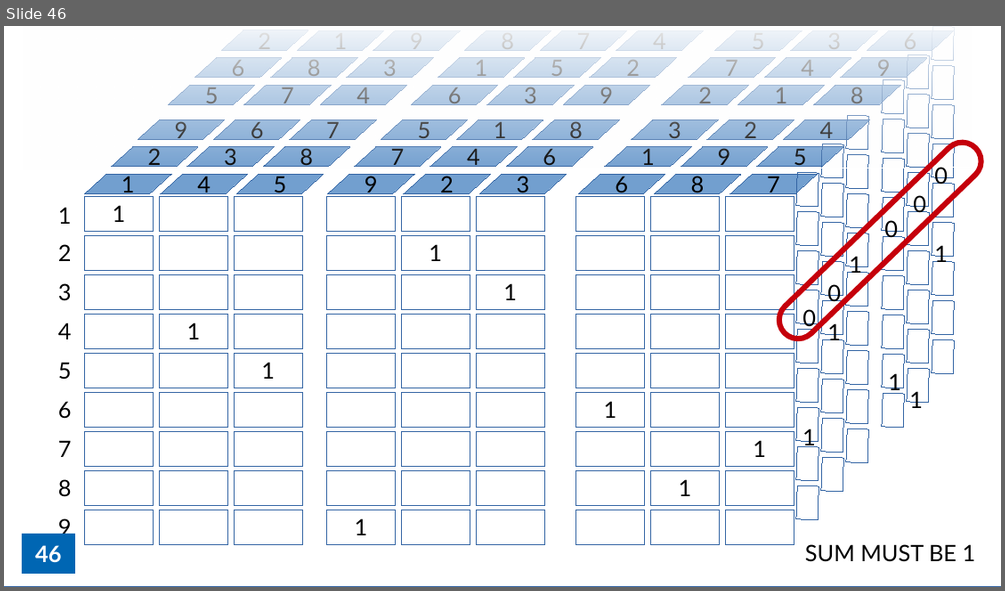
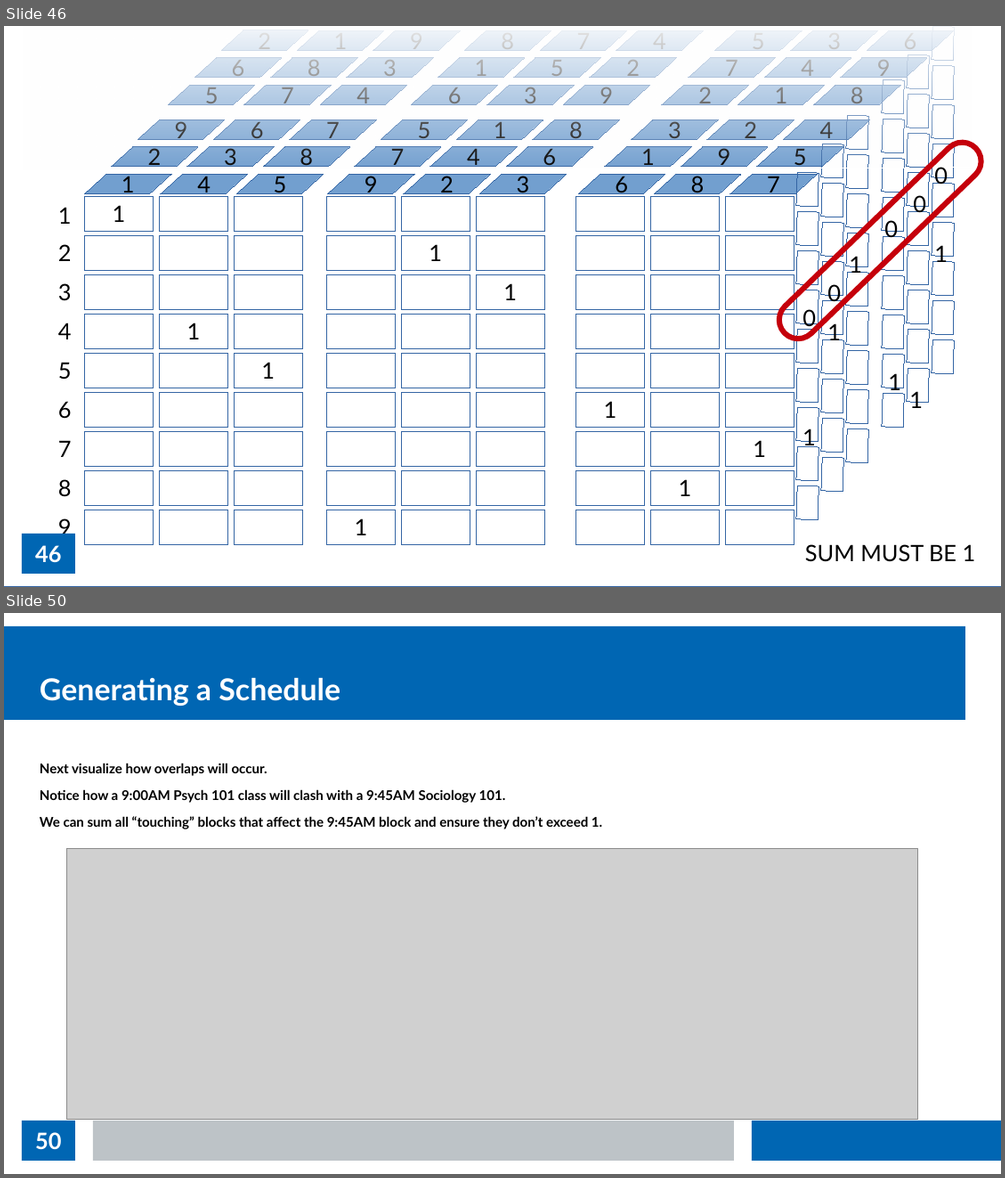
Before and after one commit to thomasnield/kotlin_data_science_talk_ChicagoJUG, a slide deck: kotlin_data_science_talk_chijug_slides.odp. Shown one above the other, each under a label of ours: slide 46 before the commit, slides 46 and 50 after it; the slides between them are not shown. The pictures are 1005x591 and 1005x1178 pixels, drawn with LibreOffice and Linux fonts; fonts in the diff are those of the drawing; grey boxes stand for pictures. Boxes give left, top, right and bottom in pixels: in the first picture for what was removed or moved away, otherwise in the second. Text is boxed around its words. In the diff, an @@ line names an element or a change of style, - is before the commit and + after.

Commit message:
finish sudoku visual

```diff
--- a/kotlin_data_science_talk_chijug_slides.odp
+++ b/kotlin_data_science_talk_chijug_slides.odp
@@ slide 50 added at (4,613,1001,1174), background #FFFFFF; not listed: 1 template element that a slide beside it also shows @@
@@ title added at (40,677,340,706), 24 pt, text #FFFFFF, bold @@
+Generating a Schedule
@@ text added at (40,763,602,829), 10.7 pt, text #000000, bold @@
+Next visualize how overlaps will occur.
+Notice how a 9:00AM Psych 101 class will clash with a 9:45AM Sociology 101.
+We can sum all “touching” blocks that affect the 9:45AM block and ensure they don’t exceed 1.
@@ picture added at (66,848,917,1119) @@
@@ page number added at (22,1120,75,1160), fill #0066B3, 18 pt, text #FFFFFF, bold @@
+50
@@ rectangle added at (93,1120,734,1160), fill #BDC3C7 @@
@@ rectangle added at (752,1120,1001,1160), fill #0066B3 @@
```
Also in this commit, not shown: 2 slides changed, 5 other slides added.
